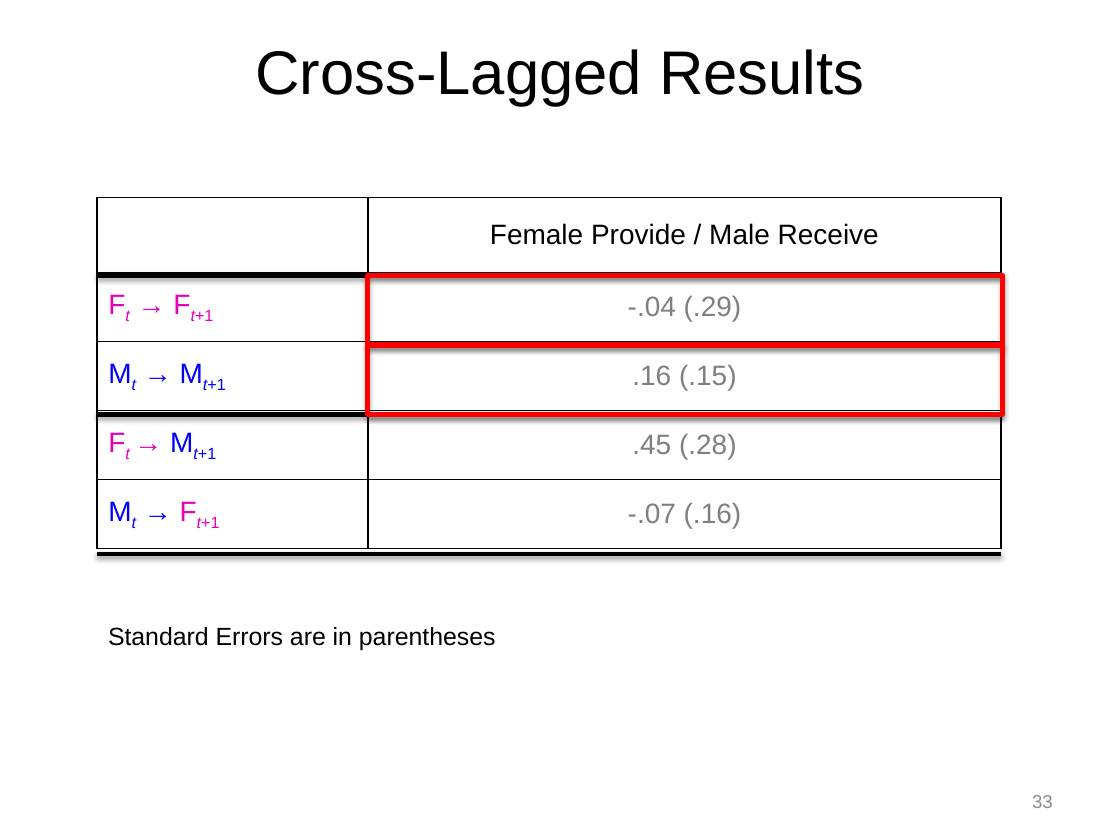
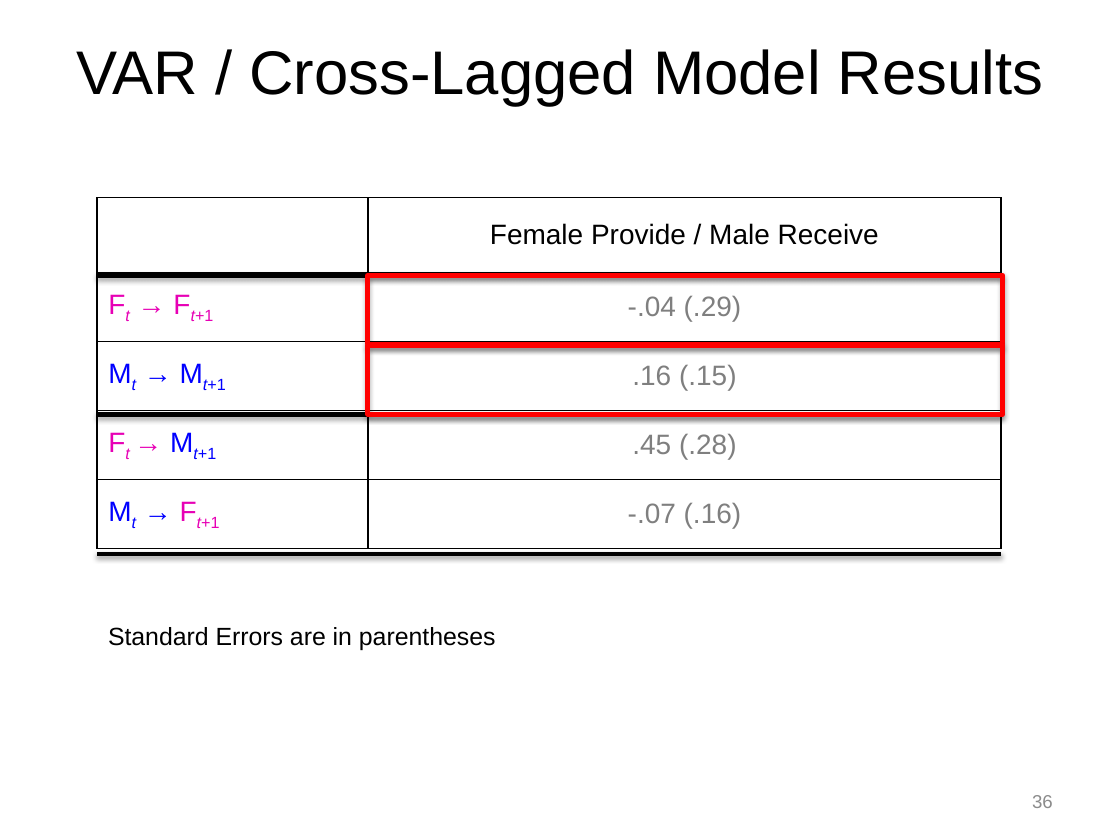
Before and after one commit to mayazrm/KZNB, a slide deck: slide 36 of DSM/Bolger_DSM_Report_from_the_Trenches_170614.pptx (slide 33 before the commit). Drawn at 1120x840 pixels with LibreOffice and Linux fonts; fonts in the diff are those of the drawing. Boxes give left, top, right and bottom in pixels: in the first picture for what was removed or moved away, otherwise in the second. Text is boxed around its words. In the diff, an @@ line names an element or a change of style, - is before the commit and + after.

```diff
--- a/DSM/Bolger_DSM_Report_from_the_Trenches_170614.pptx
+++ b/DSM/Bolger_DSM_Report_from_the_Trenches_170614.pptx
@@ title at bbox=[76, 49, 1043, 106]: text changed @@
-Cross-Lagged Results
+VAR / Cross-Lagged Model Results
@@ page number at bbox=[1032, 795, 1053, 808]: text changed @@
-33
+36
```
Also in this commit, not shown: 10 other slides changed, 4 slides added, 1 slide removed, 2 other files.
